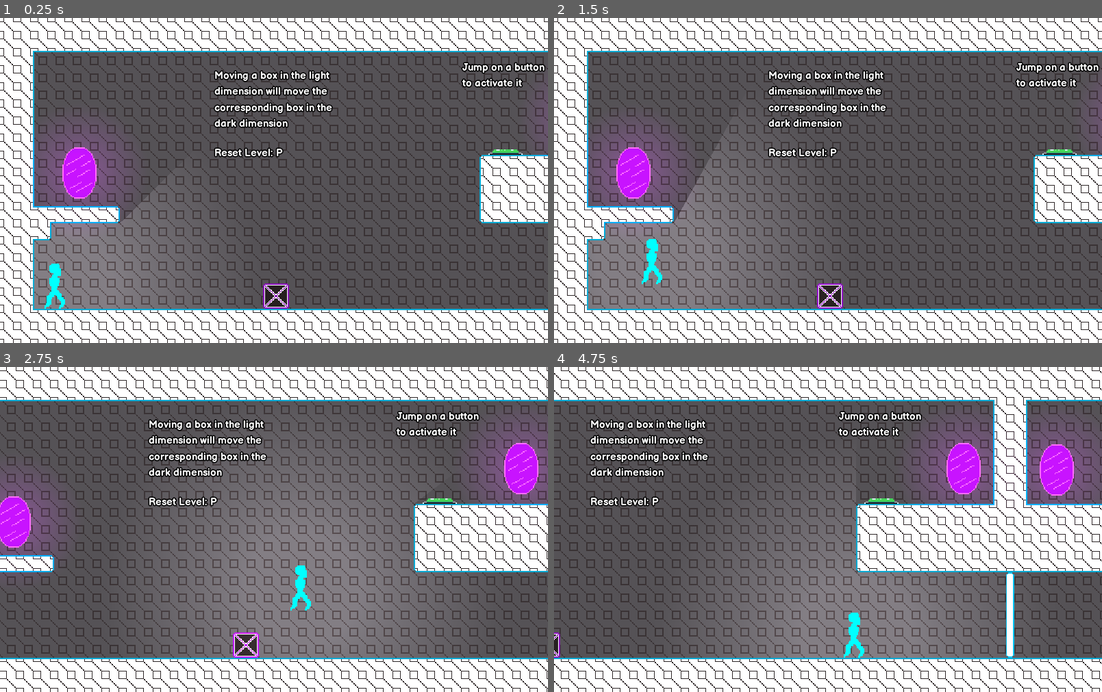
Above: before the commit, frames 1-4 (two rows, left to right).
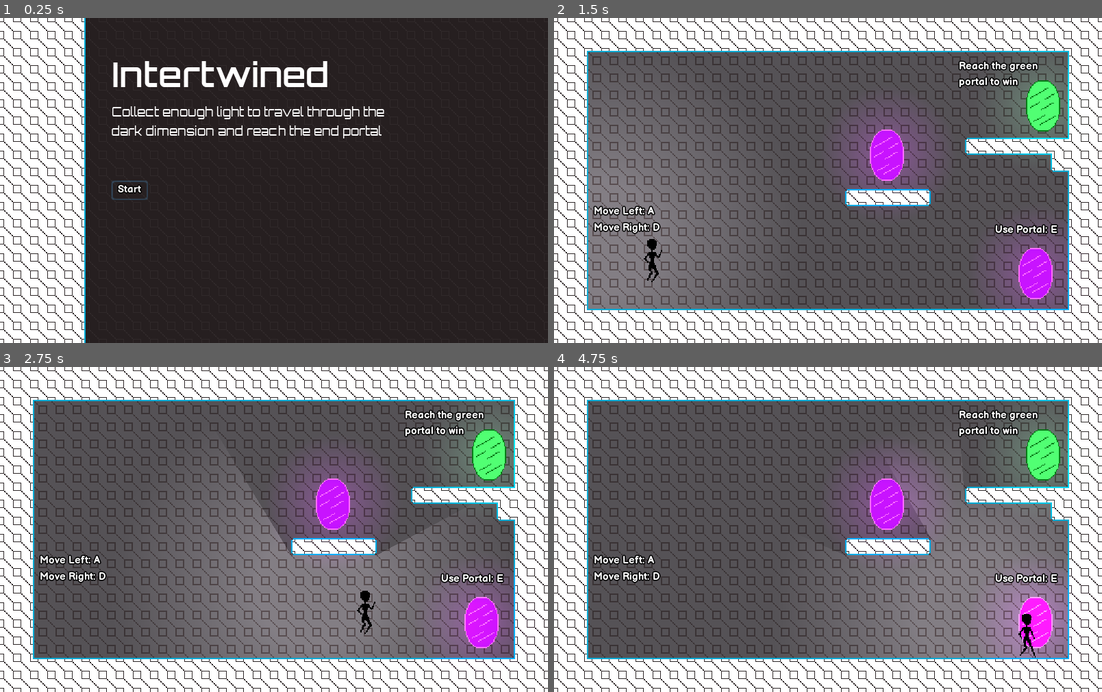
Above: after the commit, the same moments.

Repository: mrussell16/GMTKJ2021
Game: Godot game, scene res://levels/MainMenu.tscn
Same seed, same stepped clock (60 frames per second), same inputs: the game is played once before the commit and once after it. Before the commit the project starts from res://levels/Level3.tscn.
Inputs (mouse positions are in pixels of both pictures, inside the frame that each line leads up to):
- Up to frame 1 (0.25 s): no input
- Up to frame 2 (1.5 s): click (685, 190) at 0.5 s, where only the run after the commit has a clickable "Start"; hold D (move_right) from 1.28 s (still down); tap Space (jump) at 1.35 s
- Up to frame 3 (2.75 s): keep holding D (move_right); tap Space (jump) at 1.52, 1.82, 2.27, 2.3, 2.57 s; tap E (swap_dimension) at 2.1 s
- Up to frame 4 (4.75 s): release D (move_right) at 2.78 s; hold A (move_left) 2.78-3.53 s; tap Space (jump) at 2.85, 3.77, 3.8, 4.07, 4.35, 4.52 s; hold D (move_right) from 3.53 s (still down); tap E (swap_dimension) at 3.6 s

The runs differ from the first frame. In frame 1, 80% of the frame differs, in the area x 6-100%, y 0-100%; in frame 2, 22%; in frame 3, 42%; in frame 4, 51%.

Commit message:
Animated player sprite

Diff:
--- a/characters/player/Player.gd
+++ b/characters/player/Player.gd
@@ -29,7 +29,7 @@
 
 onready var gravity: float = ProjectSettings.get_setting("physics/2d/default_gravity")
 onready var jump_speed: float = ProjectSettings.get_setting("physics/2d/default_gravity") * jump_factor
-onready var sprite: Sprite = $Sprite
+onready var sprite: AnimatedSprite = $Sprite
 
 
 func _ready() -> void:
@@ -64,6 +64,13 @@
 
     var direction := Input.get_action_strength("move_right") - Input.get_action_strength("move_left")
 
+    if not is_on_floor():
+        sprite.play("jump")
+    elif direction != 0:
+        sprite.play("walk")
+    else:
+        sprite.play("idle")
+
     if !in_light:
         if direction != 0:
             dark_timer -= delta
@@ -92,11 +99,6 @@
 
     if is_jumping:
         new_velocity.y = -jump_speed
-
-    # if direction != 0:
-    #     animationPlayer.play("Move")
-    # else:
-    #     animationPlayer.play("Idle")
 
     if is_jump_interrupted:
         new_velocity.y = 0
--- a/characters/player/Player.tscn
+++ b/characters/player/Player.tscn
@@ -1,10 +1,10 @@
 [gd_scene load_steps=5 format=2]
 
-[ext_resource path="res://characters/player/Player.png" type="Texture" id=1]
+[ext_resource path="res://characters/player/Player_animation.tres" type="SpriteFrames" id=1]
 [ext_resource path="res://images/Point_light.png" type="Texture" id=2]
 [ext_resource path="res://characters/player/Player.gd" type="Script" id=3]
 
-[sub_resource type="RectangleShape2D" id=1]
+[sub_resource type="RectangleShape2D" id=6]
 extents = Vector2( 9.72366, 20.8116 )
 
 [node name="Player" type="KinematicBody2D"]
@@ -12,15 +12,17 @@
 collision_mask = 9
 script = ExtResource( 3 )
 
-[node name="Sprite" type="Sprite" parent="."]
+[node name="Sprite" type="AnimatedSprite" parent="."]
 position = Vector2( 0, -24 )
-texture = ExtResource( 1 )
+frames = ExtResource( 1 )
+animation = "jump"
+playing = true
 
 [node name="Light2D" type="Light2D" parent="."]
-position = Vector2( -0.0412374, -20.935 )
+position = Vector2( -50.3026, -43.352 )
 texture = ExtResource( 2 )
 shadow_enabled = true
 
 [node name="CollisionShape2D" type="CollisionShape2D" parent="."]
 position = Vector2( -0.471939, -21 )
-shape = SubResource( 1 )
+shape = SubResource( 6 )
--- /dev/null
+++ b/characters/player/Player_animation.tres
@@ -0,0 +1,41 @@
+[gd_resource type="SpriteFrames" load_steps=7 format=2]
+
+[ext_resource path="res://characters/player/Player.png" type="Texture" id=1]
+
+[sub_resource type="AtlasTexture" id=1]
+atlas = ExtResource( 1 )
+region = Rect2( 0, 0, 32, 48 )
+
+[sub_resource type="AtlasTexture" id=2]
+atlas = ExtResource( 1 )
+region = Rect2( 0, 0, 32, 48 )
+
+[sub_resource type="AtlasTexture" id=3]
+atlas = ExtResource( 1 )
+region = Rect2( 32, 0, 32, 48 )
+
+[sub_resource type="AtlasTexture" id=4]
+atlas = ExtResource( 1 )
+region = Rect2( 64, 0, 32, 48 )
+
+[sub_resource type="AtlasTexture" id=5]
+atlas = ExtResource( 1 )
+region = Rect2( 96, 0, 32, 48 )
+
+[resource]
+animations = [ {
+"frames": [ SubResource( 1 ) ],
+"loop": true,
+"name": "idle",
+"speed": 5.0
+}, {
+"frames": [ SubResource( 2 ), SubResource( 3 ), SubResource( 4 ) ],
+"loop": true,
+"name": "walk",
+"speed": 12.0
+}, {
+"frames": [ SubResource( 5 ) ],
+"loop": true,
+"name": "jump",
+"speed": 5.0
+} ]
--- a/project.godot
+++ b/project.godot
@@ -38,8 +38,8 @@
 
 [application]
 
-config/name="Dimension Shift"
-run/main_scene="res://levels/Level3.tscn"
+config/name="Intertwined"
+run/main_scene="res://levels/MainMenu.tscn"
 config/icon="res://icon.png"
 
 [display]
@@ -105,6 +105,7 @@
 [physics]
 
 common/enable_pause_aware_picking=true
+2d/physics_engine="GodotPhysics"
 2d/default_gravity=980
 
 [rendering]
Binary file changed: characters/player/Player.png
Not shown, changed: README.md
